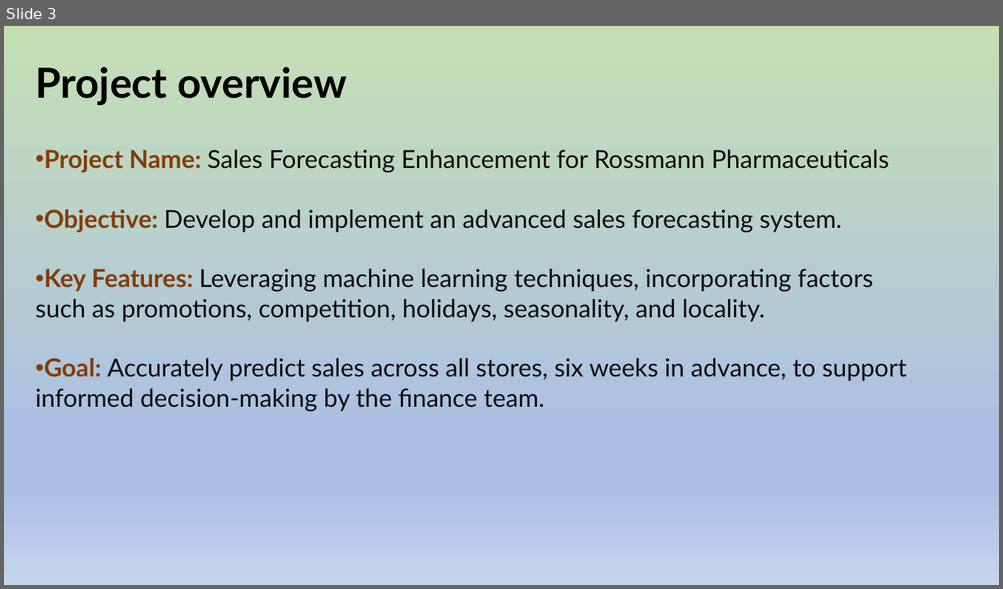
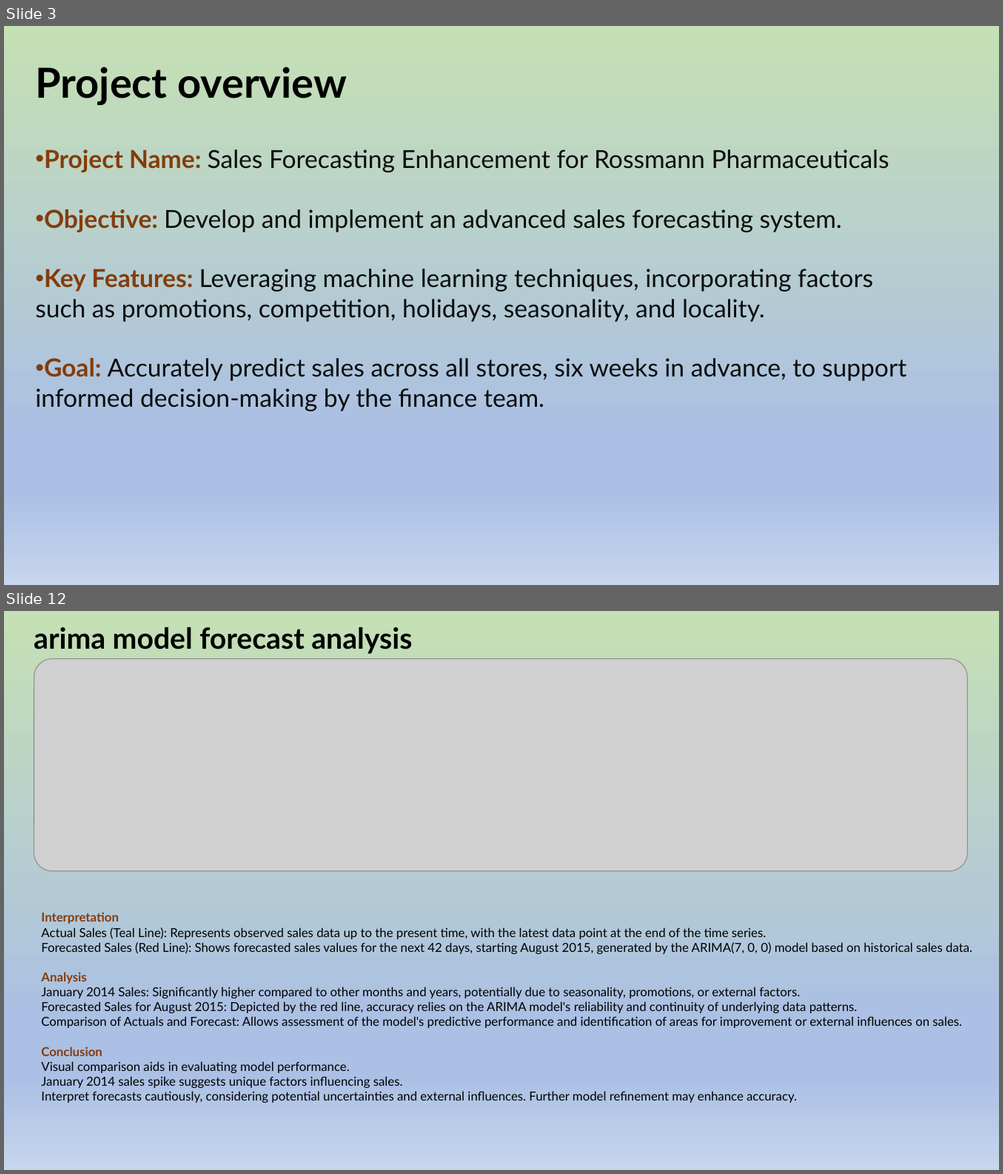
Before and after one commit to Hemamagam/Project-6--Pharmaceutical-Sale-Prediction-, a slide deck: Rossmman Sales Prediction-Project 6-Nexthike.pptx. Shown one above the other, each under a label of ours: slide 3 before the commit, slides 3 and 12 after it; the slides between them are not shown. The pictures are 1003x589 and 1003x1174 pixels, drawn with LibreOffice and Linux fonts; fonts in the diff are those of the drawing; grey boxes stand for pictures. Boxes give left, top, right and bottom in pixels: in the first picture for what was removed or moved away, otherwise in the second. Text is boxed around its words. In the diff, an @@ line names an element or a change of style, - is before the commit and + after.

Commit message:
Rossmann Sales prediction -PPT
Rossmann Sales prediction -PPT

```diff
--- a/Rossmman Sales Prediction-Project 6-Nexthike.pptx
+++ b/Rossmman Sales Prediction-Project 6-Nexthike.pptx
@@ slide 12 added at bbox=[4, 611, 999, 1170], background gradient #C5E0B4 to #ABC0E4 to #C7D5ED @@
@@ text added at bbox=[34, 627, 412, 654], 28 pt, text #000000, bold @@
+arima model forecast analysis
@@ picture added at bbox=[34, 659, 967, 871] @@
@@ text added at bbox=[41, 912, 972, 1103], 12 pt, text #000000 @@
+Interpretation
+Actual Sales (Teal Line): Represents observed sales data up to the present time, with the latest data point at the end of the time series.
+Forecasted Sales (Red Line): Shows forecasted sales values for the next 42 days, starting August 2015, generated by the ARIMA(7, 0, 0) model based on historical sales data.
+Analysis
+January 2014 Sales: Significantly higher compared to other months and years, potentially due to seasonality, promotions, or external factors.
+Forecasted Sales for August 2015: Depicted by the red line, accuracy relies on the ARIMA model's reliability and continuity of underlying data patterns.
+Comparison of Actuals and Forecast: Allows assessment of the model's predictive performance and identification of areas for improvement or external influences on sales.
+Conclusion
+Visual comparison aids in evaluating model performance.
+January 2014 sales spike suggests unique factors influencing sales.
+Interpret forecasts cautiously, considering potential uncertainties and external influences. Further model refinement may enhance accuracy.
```
Also in this commit, not shown: 2 slides changed, 9 other slides added, 3 slides removed.
